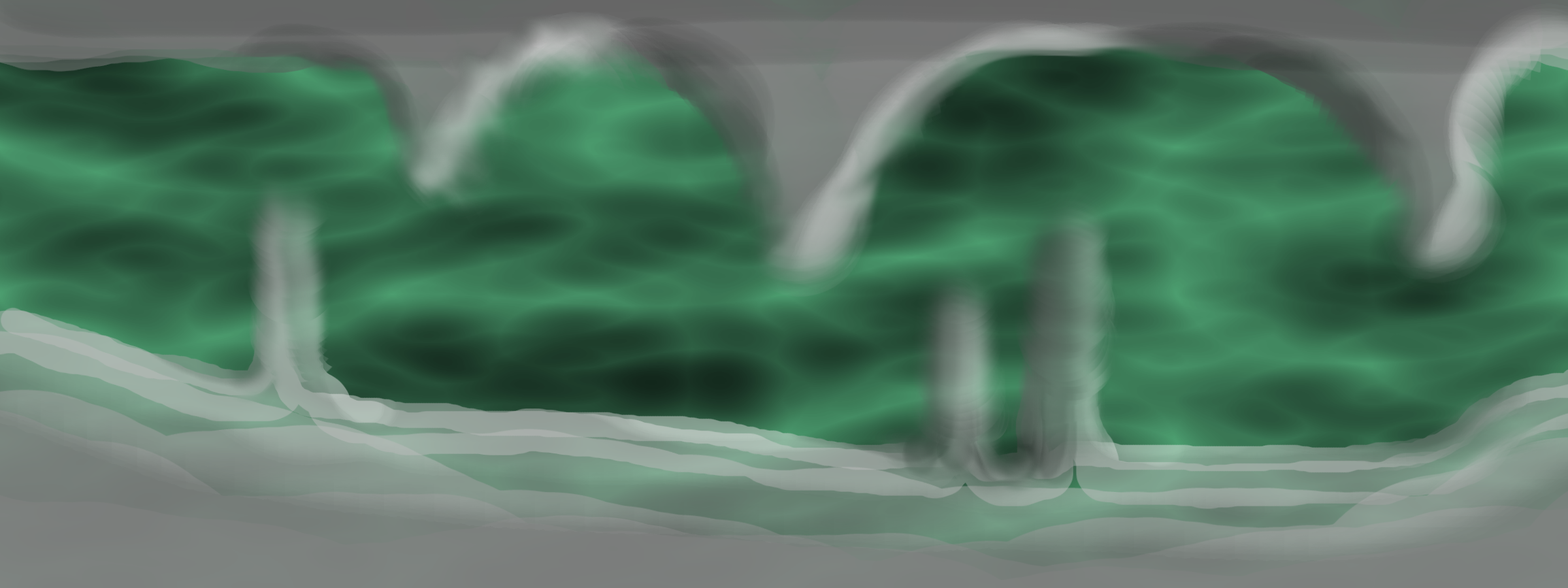
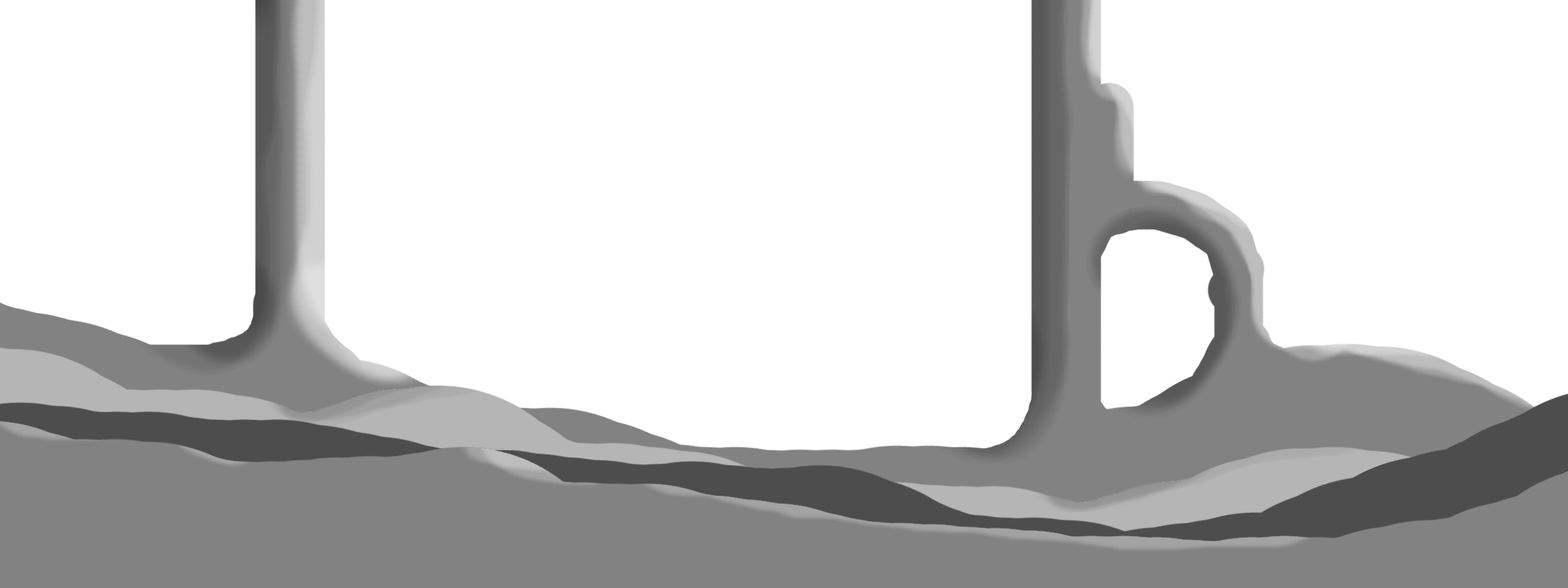
Comparing the layer stacks of the two 1568 x 588 images. Changes:
removed layer "Layer" over [0, 166, 1568, 588]
removed layer "Layer #1" over [0, 0, 1568, 298]
added layer "Layer #2" above "Layer #3" over [0, 0, 1568, 588]
hid "Background" over [0, 0, 1568, 588]
